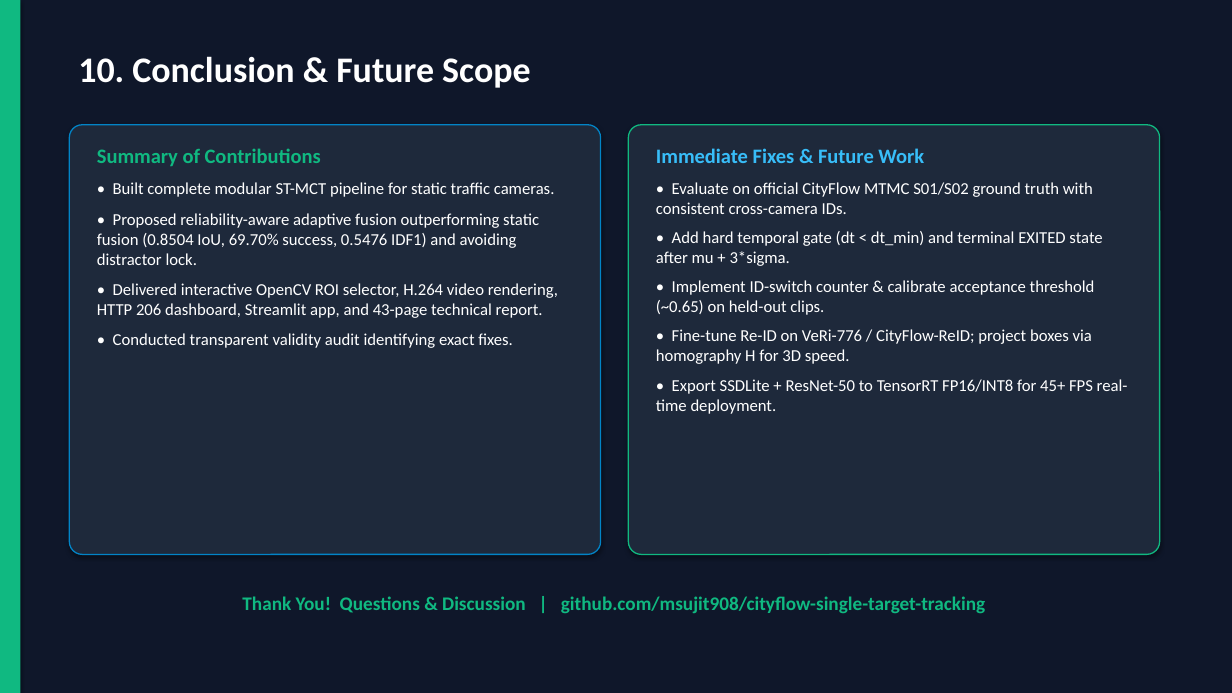
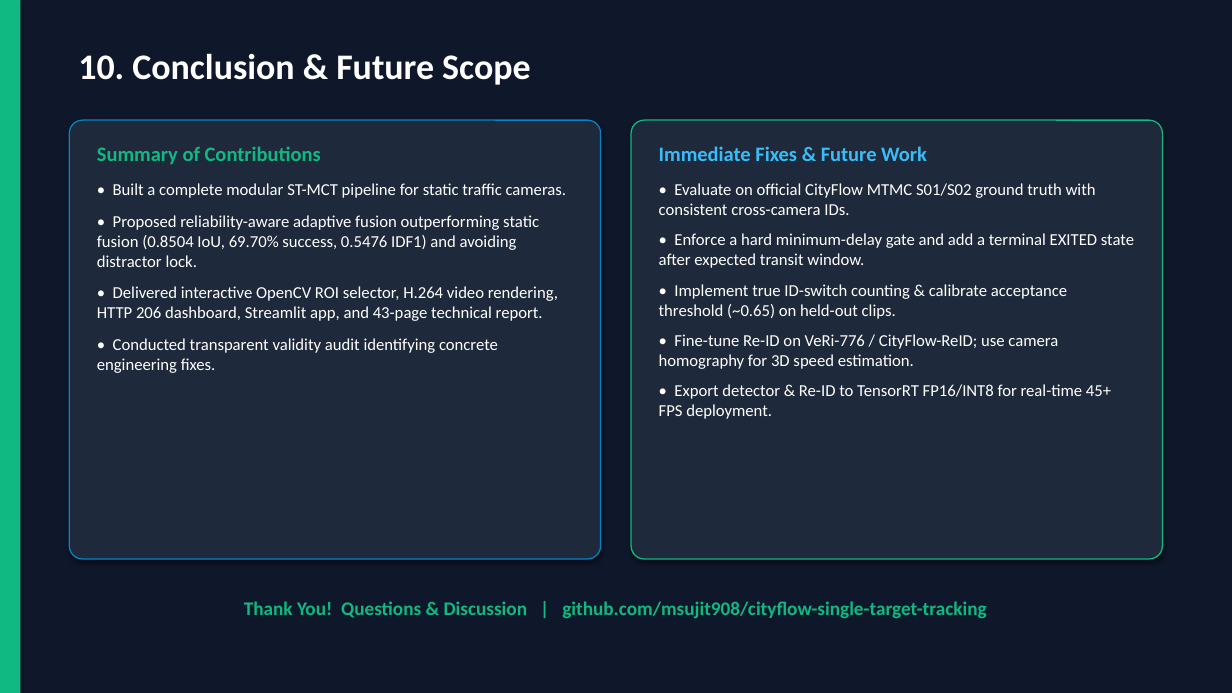
Before and after one commit to msujit908/cityflow-single-target-tracking, a slide deck: slide 11 of outputs/reports/STMCT_Presentation.pptx. Drawn at 1232x693 pixels with LibreOffice and Linux fonts; fonts in the diff are those of the drawing. Boxes give left, top, right and bottom in pixels: in the first picture for what was removed or moved away, otherwise in the second. Text is boxed around its words. In the diff, an @@ line names an element or a change of style, - is before the commit and + after.

Commit message:
Simplify PPTX slides (remove dense equations) and refine layout alignment

```diff
--- a/outputs/reports/STMCT_Presentation.pptx
+++ b/outputs/reports/STMCT_Presentation.pptx
@@ rounded rectangle: place and size @@
-rounded rectangle at [69, 125, 601, 555]
+rounded rectangle at [69, 120, 601, 559]
@@ text at [97, 146, 558, 321]: more space between paragraphs @@
@@ rounded rectangle: place and size @@
-rounded rectangle at [628, 125, 1160, 555]
+rounded rectangle at [631, 120, 1163, 559]
@@ text at [659, 146, 1096, 215]: more space between paragraphs @@
@@ text at [113, 183, 567, 198]: text changed @@
-• Built complete modular ST-MCT pipeline for static traffic cameras.
+• Built a complete modular ST-MCT pipeline for static traffic cameras.
@@ text at [659, 233, 1134, 419]: text changed @@
-• Add hard temporal gate (dt < dt_min) and terminal EXITED state after mu + 3*sigma.
-• Implement ID-switch counter & calibrate acceptance threshold (~0.65) on held-out clips.
-• Fine-tune Re-ID on VeRi-776 / CityFlow-ReID; project boxes via homography H for 3D speed.
-• Export SSDLite + ResNet-50 to TensorRT FP16/INT8 for 45+ FPS real-time deployment.
+• Enforce a hard minimum-delay gate and add a terminal EXITED state after expected transit window.
+• Implement true ID-switch counting & calibrate acceptance threshold (~0.65) on held-out clips.
+• Fine-tune Re-ID on VeRi-776 / CityFlow-ReID; use camera homography for 3D speed estimation.
+• Export detector & Re-ID to TensorRT FP16/INT8 for real-time 45+ FPS deployment.
@@ text at [97, 338, 498, 373]: text changed @@
-• Conducted transparent validity audit identifying exact fixes.
+• Conducted transparent validity audit identifying concrete engineering fixes.
@@ text "Thank You! Questions & Discussion ...": place and size @@
-text "Thank You! Questions & Discussion ..." at [242, 596, 985, 613]
+text "Thank You! Questions & Discussion ..." at [244, 601, 986, 618]
```
Also in this commit, not shown: 10 other slides changed, 1 other file.
